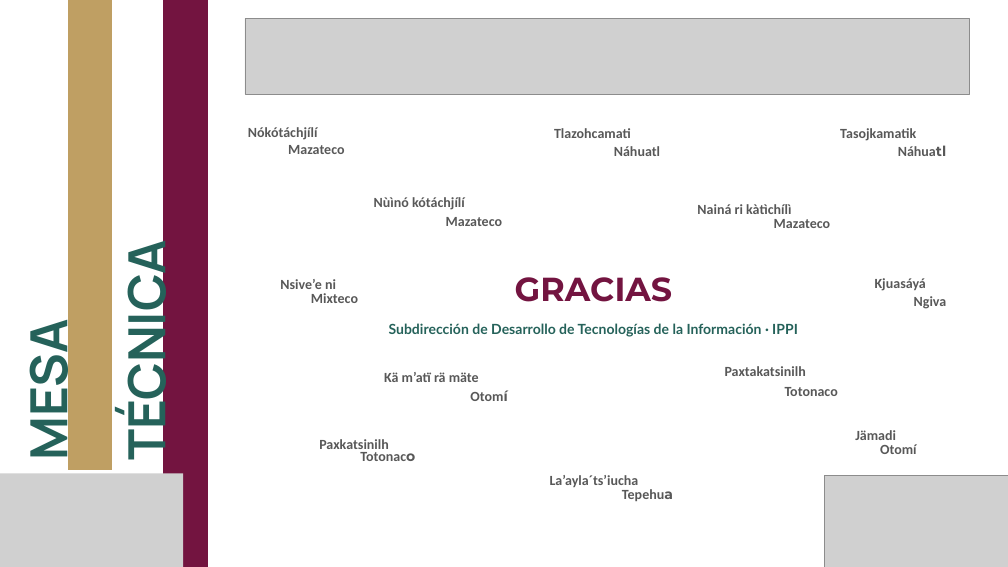
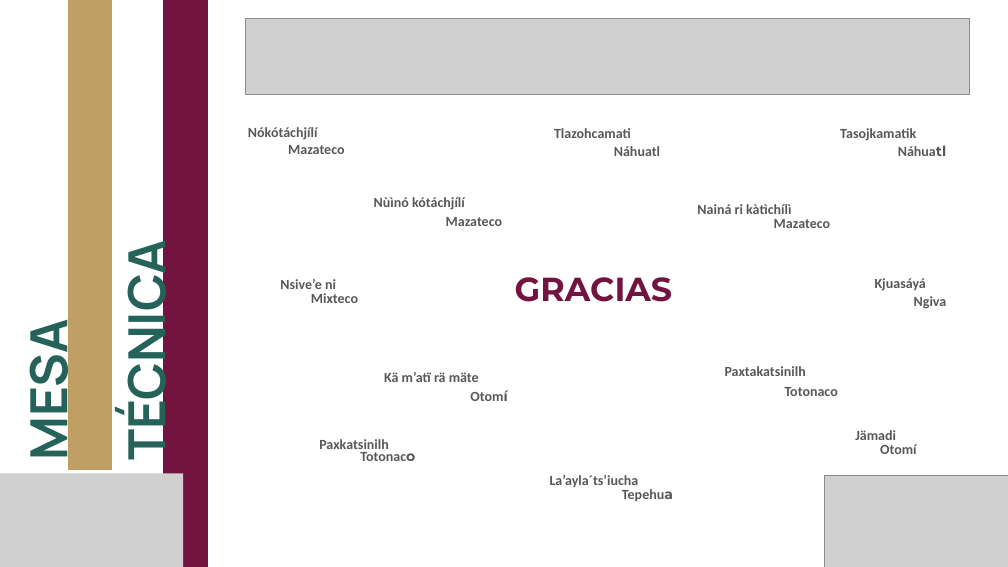
Before and after one commit to MIGUEL-TGH/proyecto-ippi, a slide deck: slide 17 of presupuesto-transversal/2026-11-04 - presentacion-mesa-tecnica-ippi-secihti.pptx. Drawn at 1008x567 pixels with LibreOffice and Linux fonts; fonts in the diff are those of the drawing; grey boxes stand for pictures; background and template pictures are left out. Boxes give left, top, right and bottom in pixels: in the first picture for what was removed or moved away, otherwise in the second. Text is boxed around its words. In the diff, an @@ line names an element or a change of style, - is before the commit and + after.

```diff
--- a/presupuesto-transversal/2026-11-04 - presentacion-mesa-tecnica-ippi-secihti.pptx
+++ b/presupuesto-transversal/2026-11-04 - presentacion-mesa-tecnica-ippi-secihti.pptx
@@ text removed at [389,323,798,337] @@
-Subdirección de Desarrollo de Tecnologías de la Información · IPPI
```
Also in this commit, not shown: 13 other slides changed, 20 other files.
